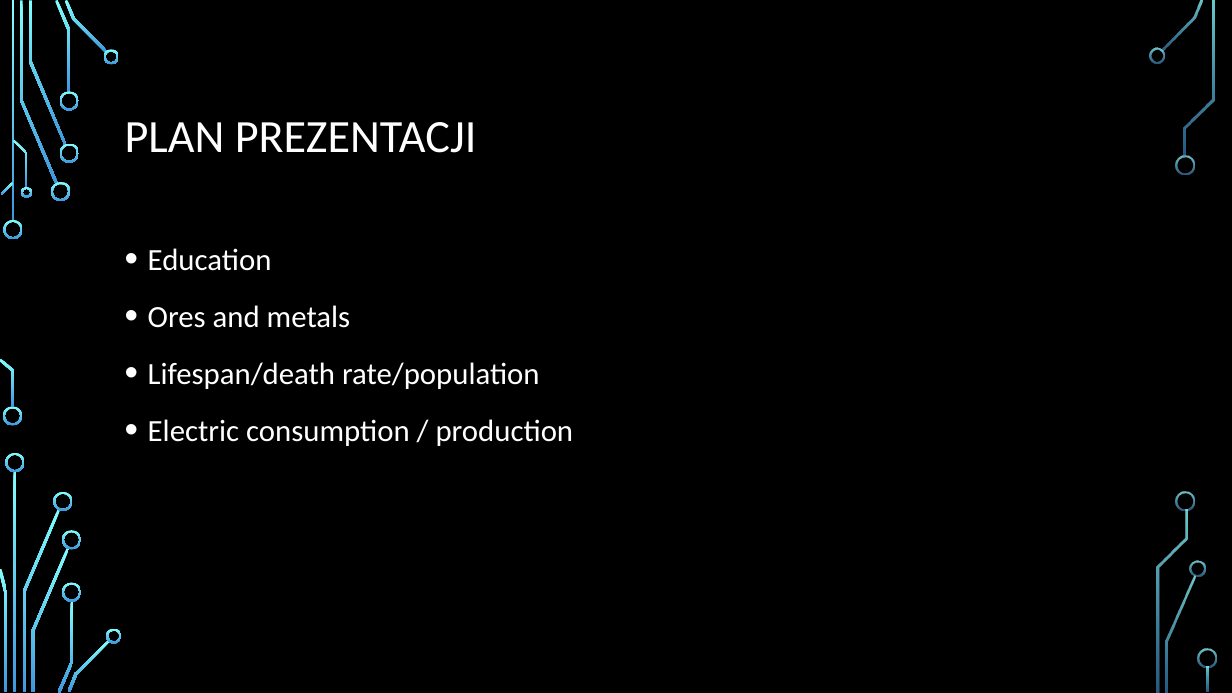
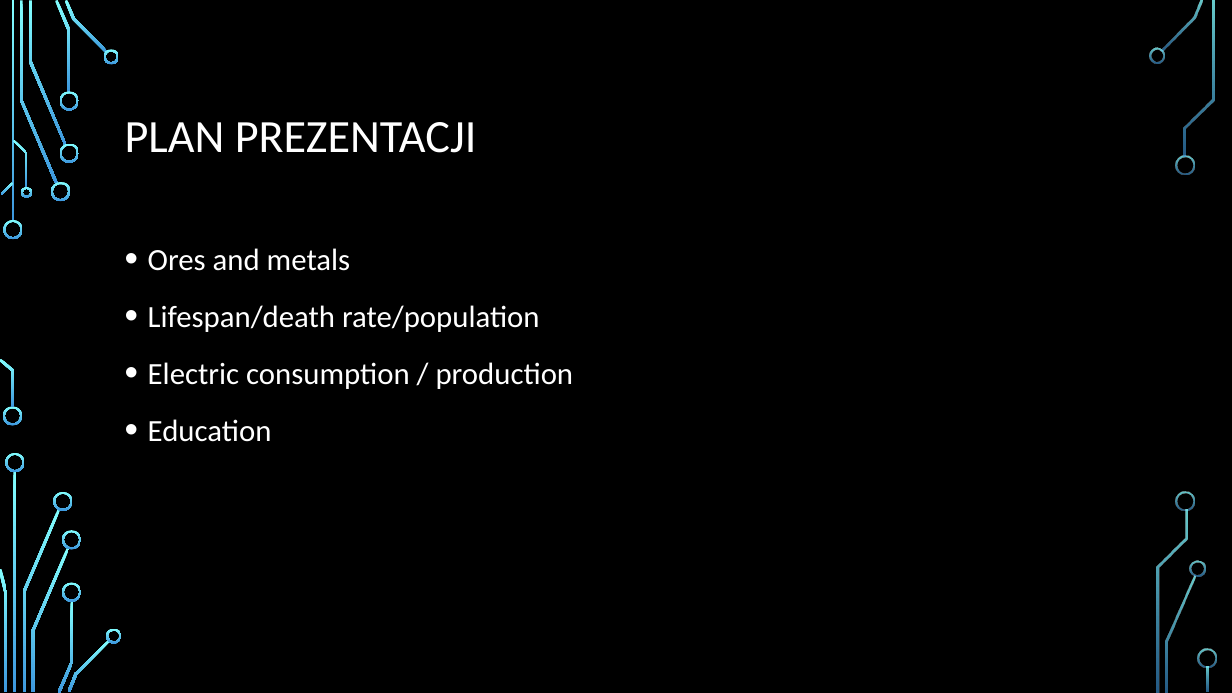
Before and after one commit to infoshareacademy/jdszr4-wdevs, a slide deck: slide 2 of prezentacje/SQL - Prezentacja koncowa.pptx. Drawn at 1232x693 pixels with LibreOffice and Linux fonts; fonts in the diff are those of the drawing; background and template pictures are left out. Boxes give left, top, right and bottom in pixels: in the first picture for what was removed or moved away, otherwise in the second. Text is boxed around its words. In the diff, an @@ line names an element or a change of style, - is before the commit and + after.

```diff
--- a/prezentacje/SQL - Prezentacja koncowa.pptx
+++ b/prezentacje/SQL - Prezentacja koncowa.pptx
@@ text at [148, 248, 272, 271]: paragraph removed @@
-• Education
@@ text at [148, 419, 272, 442]: paragraph added @@
+• Education
```
Also in this commit, not shown: 24 slides added.
